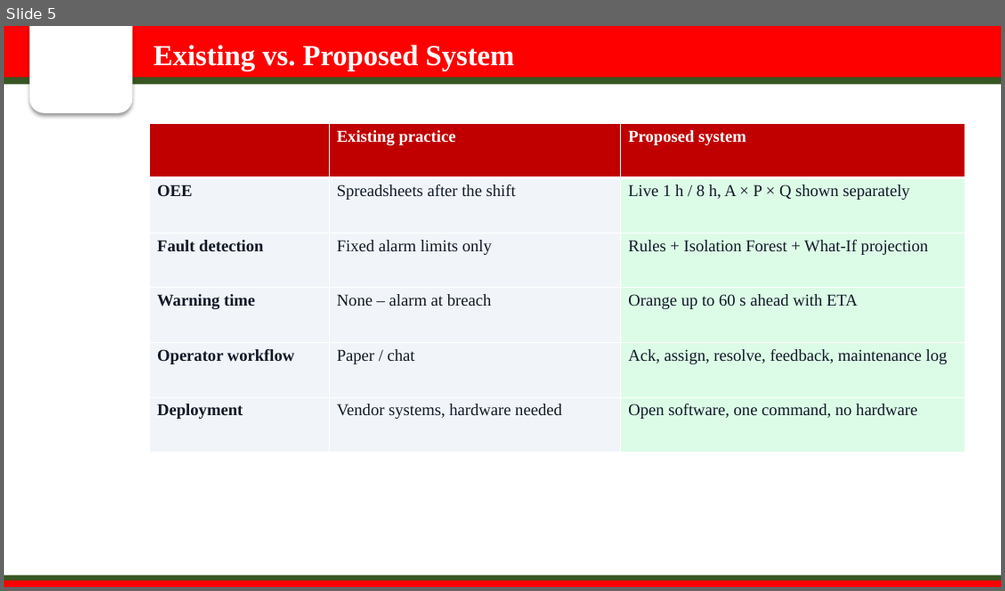
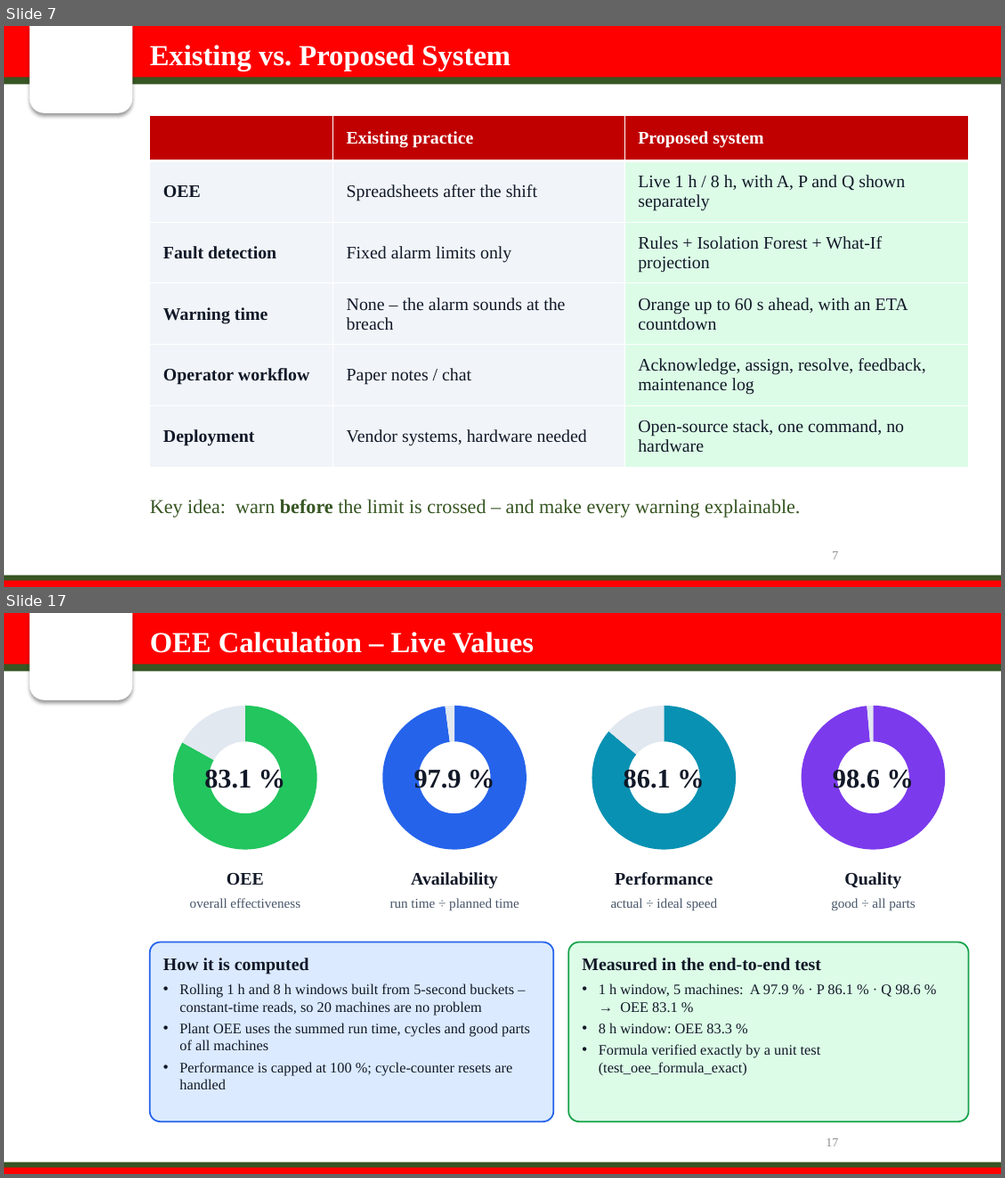
Before and after one commit to sanika-2811/oee-smart-factory, a slide deck: presentation/OEE_Smart_Factory_Presentation.pptx. Shown one above the other, each under a label of ours: slide 5 before the commit, slides 7 and 17 after it; the slides between them are not shown. The pictures are 1005x591 and 1005x1178 pixels, drawn with LibreOffice and Linux fonts; fonts in the diff are those of the drawing; background and template pictures are left out. Boxes give left, top, right and bottom in pixels: in the first picture for what was removed or moved away, otherwise in the second. Text is boxed around its words. In the diff, an @@ line names an element or a change of style, - is before the commit and + after.

```diff
--- a/presentation/OEE_Smart_Factory_Presentation.pptx
+++ b/presentation/OEE_Smart_Factory_Presentation.pptx
@@ slide 17 added at (4,613,1001,1174), background #FFFFFF; not listed: 5 template elements that a slide beside it also shows @@
@@ text added at (150,632,534,653), 28 pt, text #FFFFFF, bold @@
+OEE Calculation – Live Values
@@ doughnut chart added at (162,695,327,860) @@
+categories: 1, 2
+Series 1: 83, 17
@@ doughnut chart added at (372,695,536,860) @@
+categories: 1, 2
+Series 1: 98, 2
@@ doughnut chart added at (582,695,745,860) @@
+categories: 1, 2
+Series 1: 86, 14
@@ doughnut chart added at (791,695,955,860) @@
+categories: 1, 2
+Series 1: 99, 1
@@ text added at (204,767,251,794), 26 pt, text #111827, bold @@
+83.1 %
@@ text added at (414,767,461,794), 26 pt, text #111827, bold @@
+97.9 %
@@ text added at (623,767,671,794), 26 pt, text #111827, bold @@
+86.1 %
@@ text added at (833,767,880,794), 26 pt, text #111827, bold @@
+98.6 %
@@ text added at (226,873,264,885), 17 pt, text #111827, bold @@
+OEE
@@ text added at (411,872,498,889), 17 pt, text #111827, bold @@
+Availability
@@ text added at (615,872,712,885), 17 pt, text #111827, bold @@
+Performance
@@ text added at (844,872,901,889), 17 pt, text #111827, bold @@
+Quality
@@ text added at (190,898,300,908), 13 pt, text #475569 @@
+overall effectiveness
@@ text added at (390,898,519,911), 13 pt, text #475569 @@
+run time ÷ planned time
@@ text added at (611,898,718,911), 13 pt, text #475569 @@
+actual ÷ ideal speed
@@ text added at (831,898,914,911), 13 pt, text #475569 @@
+good ÷ all parts
@@ rounded rectangle added at (150,942,554,1121), fill #DBEAFE, outline #2563EB 1.5 pt @@
@@ text added at (163,957,530,1089), 14 pt, text #111827 @@
+How it is computed
+• Rolling 1 h and 8 h windows built from 5-second buckets – constant-time reads, so 20 machines are no problem
+• Plant OEE uses the summed run time, cycles and good parts of all machines
+• Performance is capped at 100 %; cycle-counter resets are handled
@@ rounded rectangle added at (568,942,969,1121), fill #DCFCE7, outline #16A34A 1.5 pt @@
@@ text added at (582,957,921,1076), 14 pt, text #111827 @@
+Measured in the end-to-end test
+• 1 h window, 5 machines: A 97.9 % · P 86.1 % · Q 98.6 % → OEE 83.1 %
+• 8 h window: OEE 83.3 %
+• Formula verified exactly by a unit test (test_oee_formula_exact)
@@ page number added at (825,1138,838,1146), 12 pt, text #8C8C8C @@
+17
@@ what was slide 5 is now slide 7 @@
@@ slide 7 changed as well @@
@@ text "Existing vs. Proposed System": place and size @@
-text "Existing vs. Proposed System" at (154,45,515,70)
+text "Existing vs. Proposed System" at (150,45,510,70)
@@ table at (150,116,969,467) @@
-row 2, column 3: Live 1 h / 8 h, A × P × Q shown separately
+row 2, column 3: Live 1 h / 8 h, with A, P and Q shown separately
-row 4, column 2: None – alarm at breach
+row 4, column 2: None – the alarm sounds at the breach
-row 4, column 3: Orange up to 60 s ahead with ETA
+row 4, column 3: Orange up to 60 s ahead, with an ETA countdown
-row 5, column 2: Paper / chat
+row 5, column 2: Paper notes / chat
-row 5, column 3: Ack, assign, resolve, feedback, maintenance log
+row 5, column 3: Acknowledge, assign, resolve, feedback, maintenance log
-row 6, column 3: Open software, one command, no hardware
+row 6, column 3: Open-source stack, one command, no hardware
@@ size 16 to 17 pt in "Existing practice", "Proposed system", "OEE", "Spreadsheets after the shift" and 7 more places @@
@@ table: place and size @@
-table at (150,123,965,452)
+table at (150,116,969,467)
@@ text added at (150,499,800,517), 19 pt, text #375623 @@
+Key idea: warn before the limit is crossed – and make every warning explainable.
@@ page number added at (832,551,838,559), 12 pt, text #8C8C8C @@
+7
```
Also in this commit, not shown: 8 other slides changed, 28 other slides added, 7 slides removed, 5 other files.
